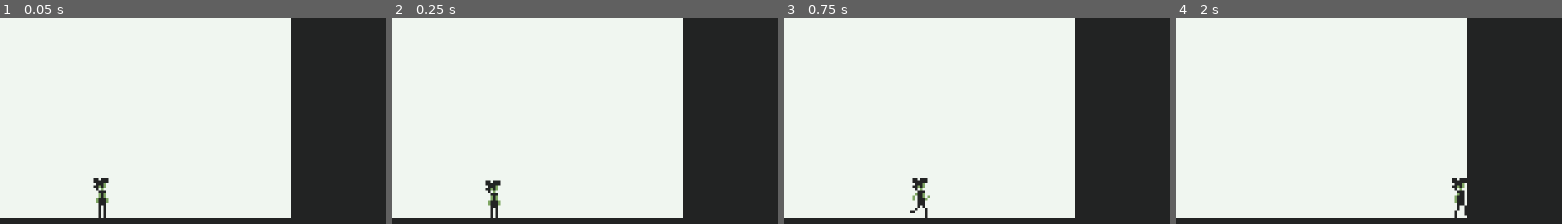
Above: before the commit, frames 1-4 (left to right).
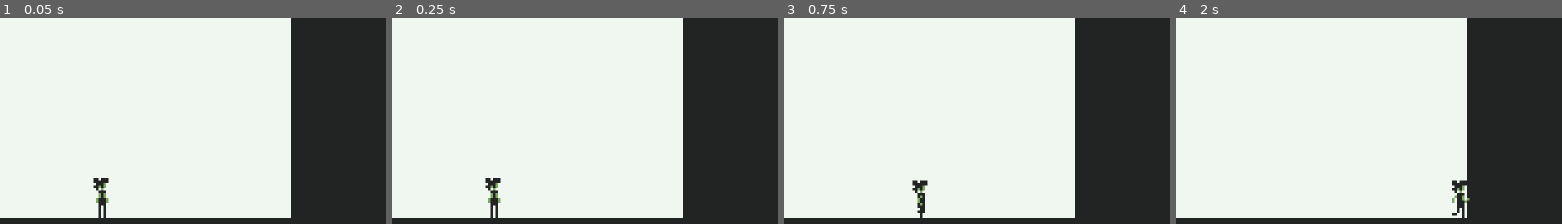
Above: after the commit, the same moments.

Repository: ayoreis/rushbound
Game: Godot game, scene res://scenes/tracks/exit_music_for_a_film.tscn
The game is run twice, just before and just after one commit, with the same random seed, the same clock (stepped at 60 frames per second) and the same inputs. This scene is started directly instead of the project's main scene.
Inputs (mouse positions are % of the whole screen's width and height, from its top left):
- Up to frame 1 (0.05 s): no input
- Up to frame 2 (0.25 s): no input
- Up to frame 3 (0.75 s): tap Enter at 0.5 s; move the mouse to (56, 51) at 0.52 s; hold D (move_right) from 0.53 s (still down); tap Mouse wheel down (scroll_wheel) at 0.6 s
- Up to frame 4 (2 s): keep holding D (move_right); move the mouse to (45, 52) at 1.27 s; tap Mouse wheel up (scroll_wheel_counter_clockwise) at 1.35 s
The pictures show only the part of the screen within x 12-62%, y 50-100%; the shares and areas given below are measured in that part.

Frame 1 is identical in both runs. In frame 2, 0.3% of the frame differs, in the area x 24-29%, y 77-93%; in frame 3, 0.4%, in the area x 32-38%, y 77-98%; in frame 4, 0.4%.

Commit message:
Tweak animation speeds

Diff:
--- a/scenes/bea.tscn
+++ b/scenes/bea.tscn
@@ -57,7 +57,7 @@
 }],
 "loop": true,
 "name": &"idle",
-"speed": 5.0
+"speed": 2.0
 }, {
 "frames": [{
 "duration": 1.0,
@@ -86,14 +86,14 @@
 }],
 "loop": true,
 "name": &"running",
-"speed": 5.0
+"speed": 12.0
 }]
 
 [node name="Bea" type="CharacterBody2D"]
 script = ExtResource("1_nqx4l")
 
 [node name="CollisionShape2D" type="CollisionShape2D" parent="."]
-shape = SubResource("RectangleShape2D_3xwmk")
+shape = SubResource("RectangleShape2D_vkltt")
 
 [node name="AnimatedSprite2D" type="AnimatedSprite2D" parent="."]
 sprite_frames = SubResource("SpriteFrames_nqx4l")
Not shown: 1 places in scenes/bea.tscn that only renumber resources
